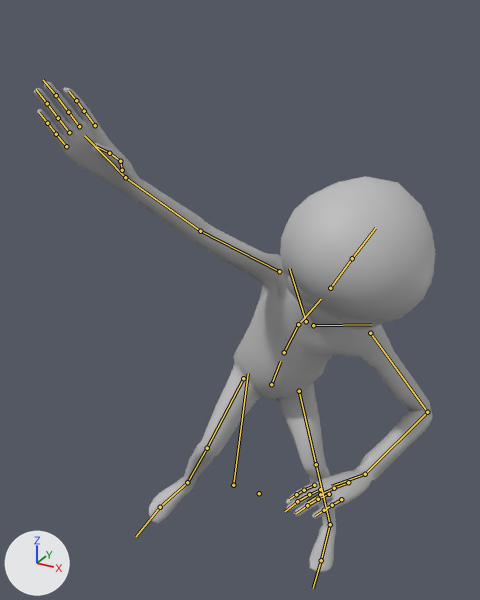
An edit to the FBX model Assets/Characters/Enemy/Animations/Alien.fbx, drawn before and after from the same camera.
Rendered twice from a 50 mm lens placed at (1.008, -2.002, 1.87), pointed at (0.109, -0.367, 1.052). Lighting does not change. The marker at lower left points along +X, +Y and +Z. Both versions are drawn at frame 32 of the action 'DFRM_ARM|Melee_ZombiePunching'; the numbers are the values there. The bones that bend it are drawn over the model as lines.

Objects in the first picture: 'MESH_CHA_Alien'.
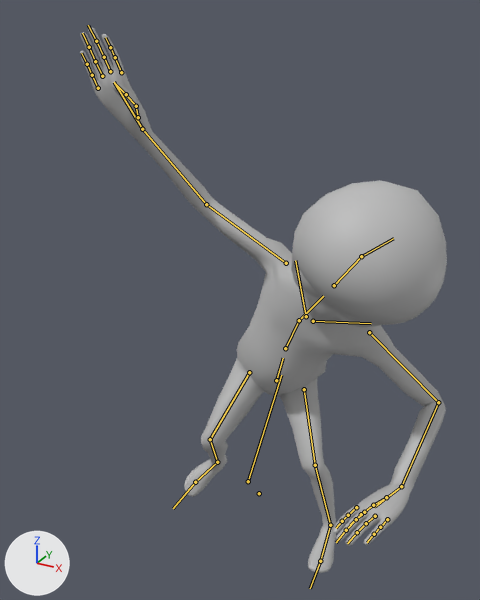
Where the change shows, as pixel boxes (x1, y1, x2, y2) in the pictures (480 x 600 px):
'MESH_CHA_Alien', posed (8% narrower, 11% taller)
    before: (34, 82, 435, 572)
    after: (80, 27, 447, 573)
bone 'JNT_Root_OFF', root to tip
    before: (233, 485) to (248, 373)
    after: (248, 481) to (281, 375)
bone 'JNT_Spine2', root to tip
    before: (284, 352) to (298, 324)
    after: (285, 348) to (299, 320)
bone 'JNT_Spine3', root to tip
    before: (298, 324) to (321, 299)
    after: (299, 320) to (323, 296)
bone 'JNT_Neck', root to tip
    before: (330, 288) to (352, 258)
    after: (334, 285) to (361, 256)
bone 'JNT_Head', root to tip
    before: (352, 258) to (375, 228)
    after: (361, 256) to (393, 238)
bone 'JNT_Clavicle_L', root to tip
    before: (313, 325) to (371, 324)
    after: (313, 321) to (371, 323)
bone 'JNT_Shoulder_L', root to tip
    before: (370, 333) to (427, 412)
    after: (369, 332) to (438, 402)
bone 'JNT_Elbow_L', root to tip
    before: (427, 412) to (365, 474)
    after: (438, 402) to (401, 486)
bone 'JNT_Wrist_L', root to tip
    before: (365, 474) to (331, 486)
    after: (401, 486) to (374, 507)
bone 'JNT_Clavicle_R', root to tip
    before: (306, 321) to (289, 268)
    after: (306, 316) to (295, 260)
bone 'JNT_Shoulder_R', root to tip
    before: (279, 271) to (200, 231)
    after: (286, 263) to (206, 204)
bone 'JNT_Elbow_R', root to tip
    before: (200, 231) to (125, 177)
    after: (206, 204) to (142, 129)
bone 'JNT_Wrist_R', root to tip
    before: (125, 177) to (84, 135)
    after: (142, 129) to (114, 82)
bone 'JNT_Hips_L', root to tip
    before: (299, 391) to (316, 464)
    after: (304, 389) to (315, 465)
bone 'JNT_Knee_L', root to tip
    before: (316, 464) to (330, 524)
    after: (315, 465) to (330, 525)
bone 'JNT_Ankle_L', root to tip
    before: (330, 524) to (321, 560)
    after: (330, 525) to (320, 561)
bone 'JNT_Hips_R', root to tip
    before: (243, 378) to (207, 448)
    after: (249, 372) to (210, 439)
bone 'JNT_Knee_R', root to tip
    before: (207, 448) to (187, 482)
    after: (210, 439) to (217, 462)
bone 'JNT_Ankle_R', root to tip
    before: (187, 482) to (160, 507)
    after: (217, 462) to (195, 482)

Patch to the scene script:
```diff
--- a/Assets/Characters/Enemy/Animations/Alien.fbx.py
+++ b/Assets/Characters/Enemy/Animations/Alien.fbx.py
@@ bone_jnt_root_off @@
 bone_jnt_root_off = bpy.data.objects['DFRM_ARM'].pose.bones['JNT_Root_OFF']  # child of 'JNT_Root'
-bone_jnt_root_off.location = (-0.151, 0.05, -0.051)
-bone_jnt_root_off.rotation_quaternion = (0.961, 0.107, 0.146, 0.21)  # degrees (16, 14, 27)
+bone_jnt_root_off.location = (-0.105, 0.1, -0.049)
+bone_jnt_root_off.rotation_quaternion = (0.978, 0.111, 0.127, 0.126)  # degrees (15, 13, 16)
@@ bone_jnt_spine2 @@
 bone_jnt_spine2 = bpy.data.objects['DFRM_ARM'].pose.bones['JNT_Spine2']  # child of 'JNT_Spine1'
-bone_jnt_spine2.rotation_quaternion = (0.996, -0.037, -0.017, -0.081)  # degrees (-4, -2, -9)
+bone_jnt_spine2.rotation_quaternion = (0.996, -0.06, -0.012, -0.07)  # degrees (-7, -2, -8)
@@ bone_jnt_spine3 @@
 bone_jnt_spine3 = bpy.data.objects['DFRM_ARM'].pose.bones['JNT_Spine3']  # child of 'JNT_Spine2'
-bone_jnt_spine3.rotation_quaternion = (0.984, -0.074, -0.014, -0.161)  # degrees (-8, -3, -18)
+bone_jnt_spine3.rotation_quaternion = (0.984, -0.115, 0.005, -0.139)  # degrees (-13, -1, -16)
@@ bone_jnt_neck @@
 bone_jnt_neck = bpy.data.objects['DFRM_ARM'].pose.bones['JNT_Neck']  # child of 'JNT_Spine3'
-bone_jnt_neck.rotation_quaternion = (0.991, 0.076, -0.066, -0.085)  # degrees (9, -7, -10)
+bone_jnt_neck.rotation_quaternion = (0.994, 0.05, -0.047, -0.082)  # degrees (6, -5, -10)
@@ bone_jnt_head @@
 bone_jnt_head = bpy.data.objects['DFRM_ARM'].pose.bones['JNT_Head']  # child of 'JNT_Neck'
-bone_jnt_head.rotation_quaternion = (1.0, 0.0, 0.0, 0.0)  # degrees (0, 0, 0)
-bone_jnt_head.scale = (1.0, 1.0, 1.0)
+bone_jnt_head.rotation_quaternion = (0.997, -0.044, 0.041, -0.049)  # degrees (-5, 4, -6)
+bone_jnt_head.scale = (1.0, 0.99, 1.0)
@@ bone_jnt_clavicle_l @@
 bone_jnt_clavicle_l = bpy.data.objects['DFRM_ARM'].pose.bones['JNT_Clavicle_L']  # child of 'JNT_Spine3'
-bone_jnt_clavicle_l.rotation_quaternion = (0.978, 0.102, -0.107, -0.145)  # degrees (14, -10, -18)
+bone_jnt_clavicle_l.rotation_quaternion = (0.984, 0.104, -0.09, -0.11)  # degrees (13, -9, -14)
@@ bone_jnt_shoulder_l @@
 bone_jnt_shoulder_l = bpy.data.objects['DFRM_ARM'].pose.bones['JNT_Shoulder_L']  # child of 'JNT_Clavicle_L'
-bone_jnt_shoulder_l.rotation_quaternion = (0.957, 0.272, -0.003, -0.101)  # degrees (31, 3, -11)
+bone_jnt_shoulder_l.rotation_quaternion = (0.938, 0.34, -0.062, -0.037)  # degrees (40, -5, -6)
@@ bone_jnt_elbow_l @@
 bone_jnt_elbow_l = bpy.data.objects['DFRM_ARM'].pose.bones['JNT_Elbow_L']  # child of 'JNT_Shoulder_L'
-bone_jnt_elbow_l.rotation_quaternion = (0.738, -0.062, 0.007, -0.672)  # degrees (-6, -4, -84)
+bone_jnt_elbow_l.rotation_quaternion = (0.798, -0.054, 0.006, -0.6)  # degrees (-5, -3, -74)
@@ bone_jnt_wrist_l @@
 bone_jnt_wrist_l = bpy.data.objects['DFRM_ARM'].pose.bones['JNT_Wrist_L']  # child of 'JNT_Elbow_L'
-bone_jnt_wrist_l.rotation_quaternion = (0.756, 0.089, 0.57, 0.308)  # degrees (56, 54, 74)
+bone_jnt_wrist_l.rotation_quaternion = (0.782, 0.138, 0.503, 0.342)  # degrees (51, 44, 69)
@@ bone_jnt_clavicle_r @@
 bone_jnt_clavicle_r = bpy.data.objects['DFRM_ARM'].pose.bones['JNT_Clavicle_R']  # child of 'JNT_Spine3'
-bone_jnt_clavicle_r.rotation_quaternion = (0.992, 0.108, 0.034, -0.05)  # degrees (12, 5, -5)
+bone_jnt_clavicle_r.rotation_quaternion = (0.993, 0.075, 0.013, -0.088)  # degrees (8, 2, -10)
@@ bone_jnt_shoulder_r @@
 bone_jnt_shoulder_r = bpy.data.objects['DFRM_ARM'].pose.bones['JNT_Shoulder_R']  # child of 'JNT_Clavicle_R'
-bone_jnt_shoulder_r.rotation_quaternion = (0.632, 0.313, 0.502, 0.501)  # degrees (71, 19, 90)
+bone_jnt_shoulder_r.rotation_quaternion = (0.724, 0.283, 0.574, 0.257)  # degrees (76, 43, 73)
@@ bone_jnt_elbow_r @@
 bone_jnt_elbow_r = bpy.data.objects['DFRM_ARM'].pose.bones['JNT_Elbow_R']  # child of 'JNT_Shoulder_R'
-bone_jnt_elbow_r.rotation_quaternion = (0.998, 0.003, -0.001, 0.058)  # degrees (0, 0, 7)
+bone_jnt_elbow_r.rotation_quaternion = (0.972, -0.015, -0.003, 0.233)  # degrees (-2, 0, 27)
@@ bone_jnt_wrist_r @@
 bone_jnt_wrist_r = bpy.data.objects['DFRM_ARM'].pose.bones['JNT_Wrist_R']  # child of 'JNT_Elbow_R'
-bone_jnt_wrist_r.rotation_quaternion = (0.979, 0.057, 0.116, -0.159)  # degrees (4, 14, -18)
+bone_jnt_wrist_r.rotation_quaternion = (0.966, 0.077, 0.196, -0.149)  # degrees (6, 24, -16)
@@ bone_jnt_hips_l @@
 bone_jnt_hips_l = bpy.data.objects['DFRM_ARM'].pose.bones['JNT_Hips_L']  # child of 'JNT_Spine1'
-bone_jnt_hips_l.rotation_quaternion = (0.751, -0.177, -0.033, 0.635)  # degrees (-18, 10, 79)
+bone_jnt_hips_l.rotation_quaternion = (0.77, -0.197, -0.057, 0.604)  # degrees (-22, 9, 75)
@@ bone_jnt_knee_l @@
 bone_jnt_knee_l = bpy.data.objects['DFRM_ARM'].pose.bones['JNT_Knee_L']  # child of 'JNT_Hips_L'
-bone_jnt_knee_l.rotation_quaternion = (0.828, -0.012, 0.089, -0.553)  # degrees (-7, 8, -68)
+bone_jnt_knee_l.rotation_quaternion = (0.837, 0.009, 0.085, -0.54)  # degrees (-4, 9, -66)
@@ bone_jnt_ankle_l @@
 bone_jnt_ankle_l = bpy.data.objects['DFRM_ARM'].pose.bones['JNT_Ankle_L']  # child of 'JNT_Knee_L'
-bone_jnt_ankle_l.rotation_quaternion = (0.958, -0.273, -0.042, -0.076)  # degrees (-31, -7, -7)
+bone_jnt_ankle_l.rotation_quaternion = (0.968, -0.232, -0.055, -0.08)  # degrees (-26, -8, -8)
@@ bone_jnt_hips_r @@
 bone_jnt_hips_r = bpy.data.objects['DFRM_ARM'].pose.bones['JNT_Hips_R']  # child of 'JNT_Spine1'
-bone_jnt_hips_r.rotation_quaternion = (0.844, -0.085, 0.11, -0.517)  # degrees (-15, 6, -64)
+bone_jnt_hips_r.rotation_quaternion = (0.85, -0.039, 0.138, -0.506)  # degrees (-12, 11, -63)
@@ bone_jnt_knee_r @@
 bone_jnt_knee_r = bpy.data.objects['DFRM_ARM'].pose.bones['JNT_Knee_R']  # child of 'JNT_Hips_R'
-bone_jnt_knee_r.rotation_quaternion = (0.825, -0.01, -0.015, 0.565)  # degrees (-2, -1, 69)
+bone_jnt_knee_r.rotation_quaternion = (0.759, 0.007, -0.031, 0.651)  # degrees (-2, -3, 81)
@@ bone_jnt_ankle_r @@
 bone_jnt_ankle_r = bpy.data.objects['DFRM_ARM'].pose.bones['JNT_Ankle_R']  # child of 'JNT_Knee_R'
-bone_jnt_ankle_r.rotation_quaternion = (0.972, 0.08, -0.198, -0.102)  # degrees (12, -22, -14)
+bone_jnt_ankle_r.rotation_quaternion = (0.951, 0.104, -0.238, -0.166)  # degrees (18, -25, -24)
```
